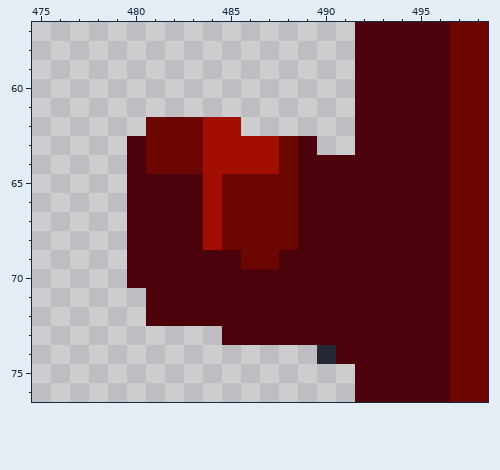
One commit to this pixel-art file: Aseprite Files/akubi_tileset_1.aseprite. The picture above is the old version.
720x544 pixels, 1 frame. Shown: x 475..498, y 57..76. The commit also changed other parts of the picture, which this record leaves out.
Once edited:
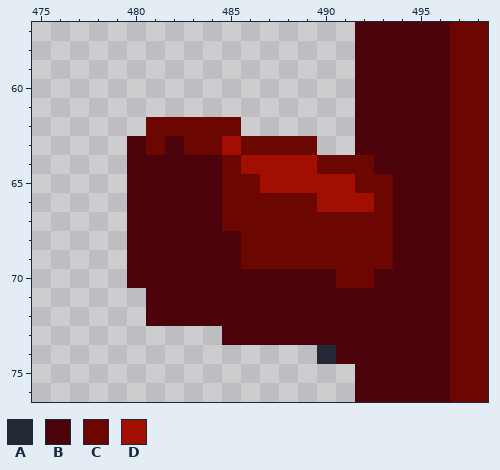
Palette (. is transparent): A #242935  B #4b020b  C #6c0601  D #a20e01
Difference:
Layer "Torii":
Colour B replaces colour C in row 63 at x 482; in row 64 at x 481 to 483; in row 68 at x 485.
Colour B replaces colour D in rows 64 to 68 at x 484.
Colour C replaces colour B in row 63 at x 489; in row 64 at x 490 to 492; in row 65 at x 492 to 493; in row 66 at x 489 and 493; in rows 67 to 68 at x 489 to 493; in row 69 at x 488 to 493.
Colour C replaces colour B in row 70 at x 491 to 492.
Colour C replaces colour D in row 62 at x 484 to 485; in row 63 at x 484 and 486 to 487; in row 64 at x 485.
Colour D replaces colour B in row 64 at x 489; in row 65 at x 489 to 491; in row 66 at x 490 to 492.
Colour D replaces colour C in row 64 at x 488; in row 65 at x 487 to 488.
